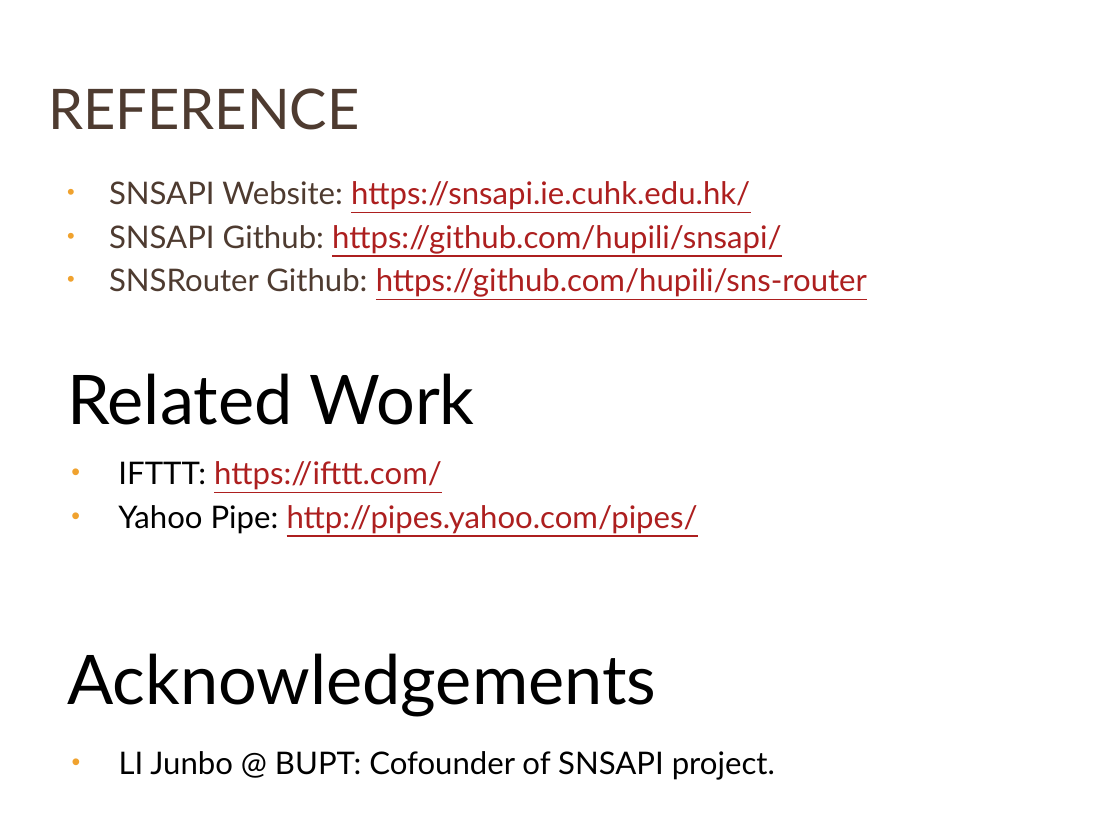
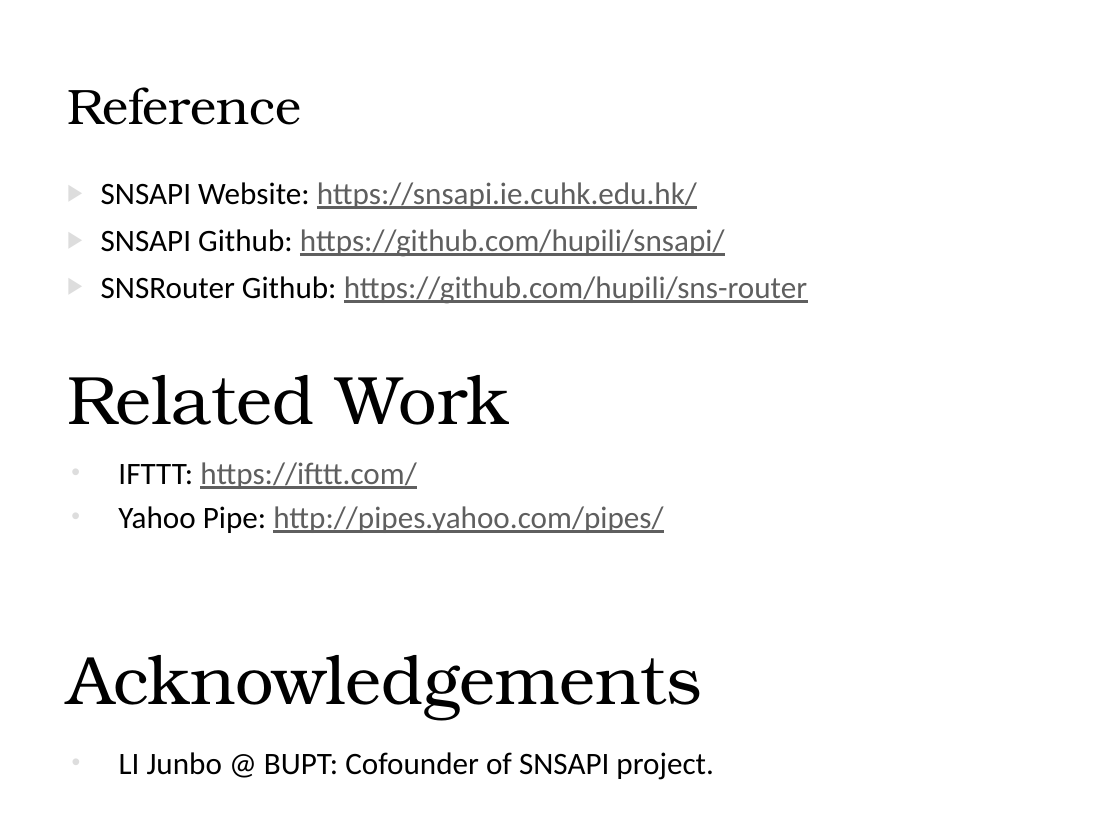
Before and after one commit to hupili/sns-router, a slide deck: slide 19 of doc/presentation/presentation-white.pptx. Drawn at 1120x840 pixels with LibreOffice and Linux fonts; fonts in the diff are those of the drawing; background and template pictures are left out. Boxes give left, top, right and bottom in pixels: in the first picture for what was removed or moved away, otherwise in the second. Text is boxed around its words. In the diff, an @@ line names an element or a change of style, - is before the commit and + after.

```diff
--- a/doc/presentation/presentation-white.pptx
+++ b/doc/presentation/presentation-white.pptx
@@ title "Reference" at [67,87,301,125]: vertical alignment middle to bottom @@
@@ title at [67,87,301,125]: text changed; size 36 to 32 pt; font Lato to TeX Gyre Bonum; text colour #4E3B30 to #000000 @@
-REFERENCE
+Reference
@@ text "SNSAPI Website: https://snsapi.ie.cuhk.edu.hk/" at [101,182,807,304]: font Lato to Calibri; text colour #4E3B30 to #000000 in "SNSAPI Website:", "SNSAPI Github:", "SNSRouter Github:"; text colour #AD1F1F to #5F5F5F in "https://snsapi.ie.cuhk.edu.hk/", "https://github.com/hupili/snsapi/", "https://github.com/hupili/sns-router"; bullet • to ▶; more space between paragraphs; bullet colour #F0A22E to #DDDDDD @@
@@ text "Related Work" at [67,375,509,425]: font Lato to TeX Gyre Bonum @@
@@ text "IFTTT: https://ifttt.com/" at [118,462,663,533]: font Lato to Calibri; text colour #AD1F1F to #5F5F5F in "https://ifttt.com/", "http://pipes.yahoo.com/pipes/"; bullet colour #F0A22E to #DDDDDD @@
@@ text "Acknowledgements" at [67,655,702,719]: font Lato to TeX Gyre Bonum @@
@@ text "LI Junbo @ BUPT: Cofounder ..." at [119,752,714,780]: font Lato to Calibri; bullet colour #F0A22E to #DDDDDD @@
```
Also in this commit, not shown: 26 other slides changed, 1 other file.
